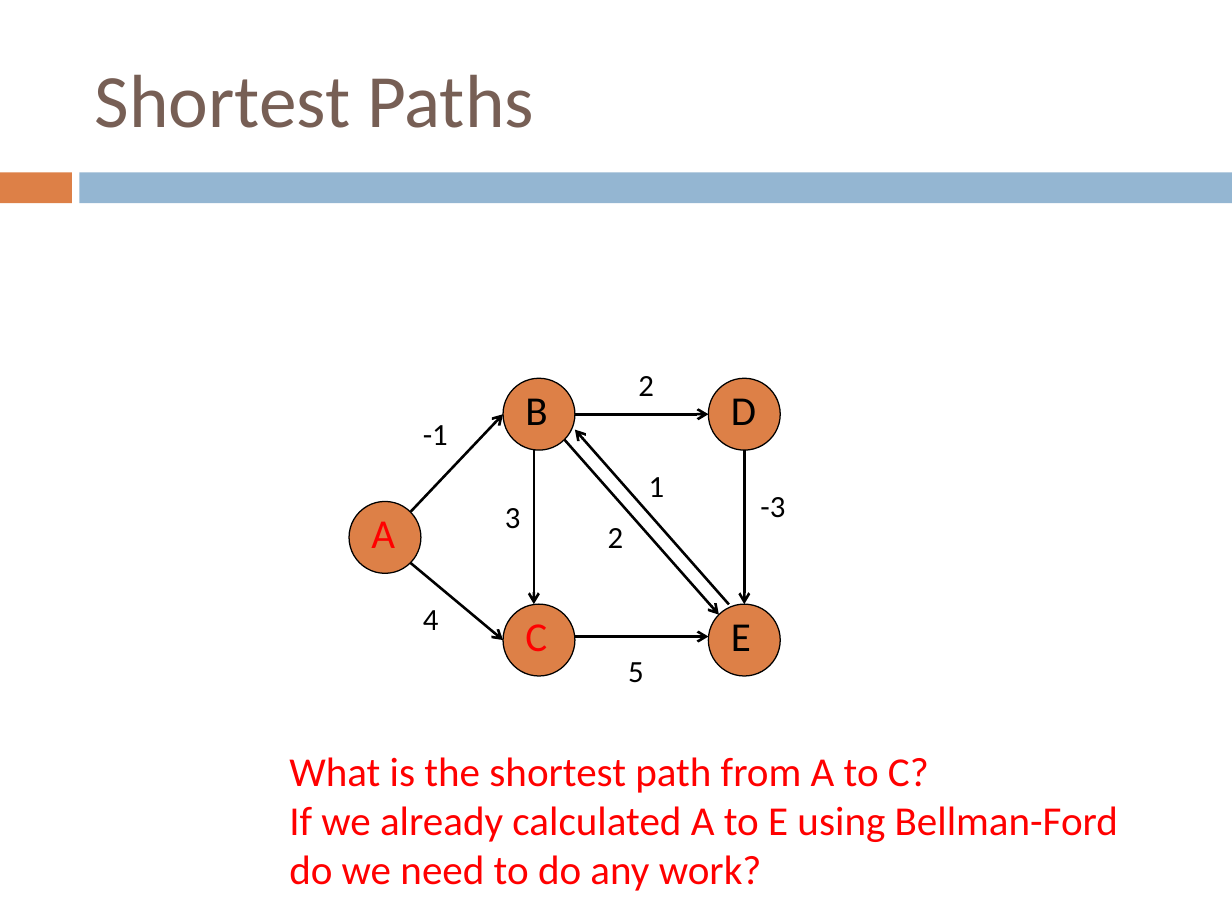
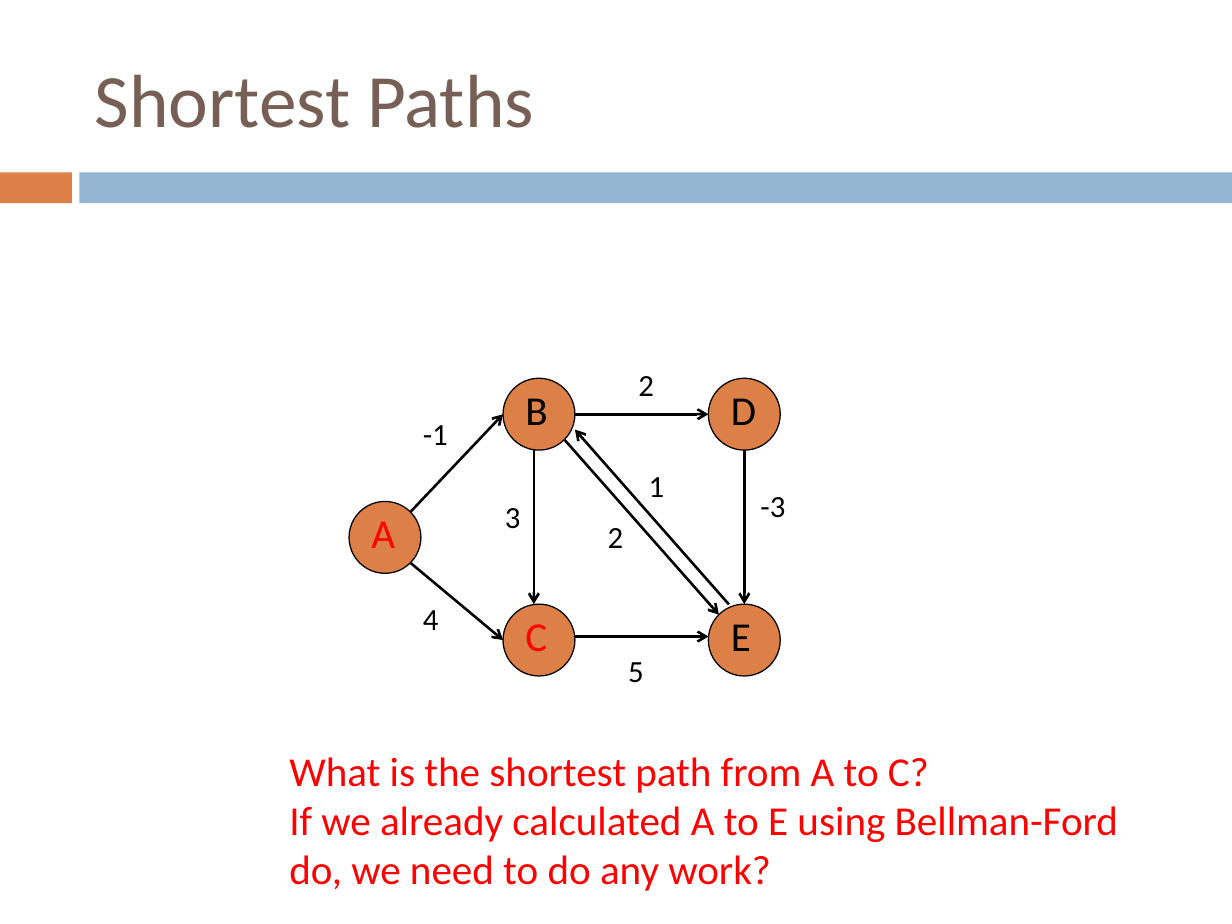
Before and after one commit to Collins-kariuk/Algorithms, a slide deck: slide 99 of Lectures/Lecture 19_Shortest Paths.pptx. Drawn at 1232x924 pixels with LibreOffice and Linux fonts; fonts in the diff are those of the drawing. Boxes give left, top, right and bottom in pixels: in the first picture for what was removed or moved away, otherwise in the second. Text is boxed around its words. In the diff, an @@ line names an element or a change of style, - is before the commit and + after.

```diff
--- a/Lectures/Lecture 19_Shortest Paths.pptx
+++ b/Lectures/Lecture 19_Shortest Paths.pptx
@@ text at [289, 806, 1118, 891]: text changed @@
-If we already calculated A to E using Bellman-Ford do we need to do any work?
+If we already calculated A to E using Bellman-Ford do, we need to do any work?
```
Also in this commit, not shown: 4 other slides changed, 3 other files.
